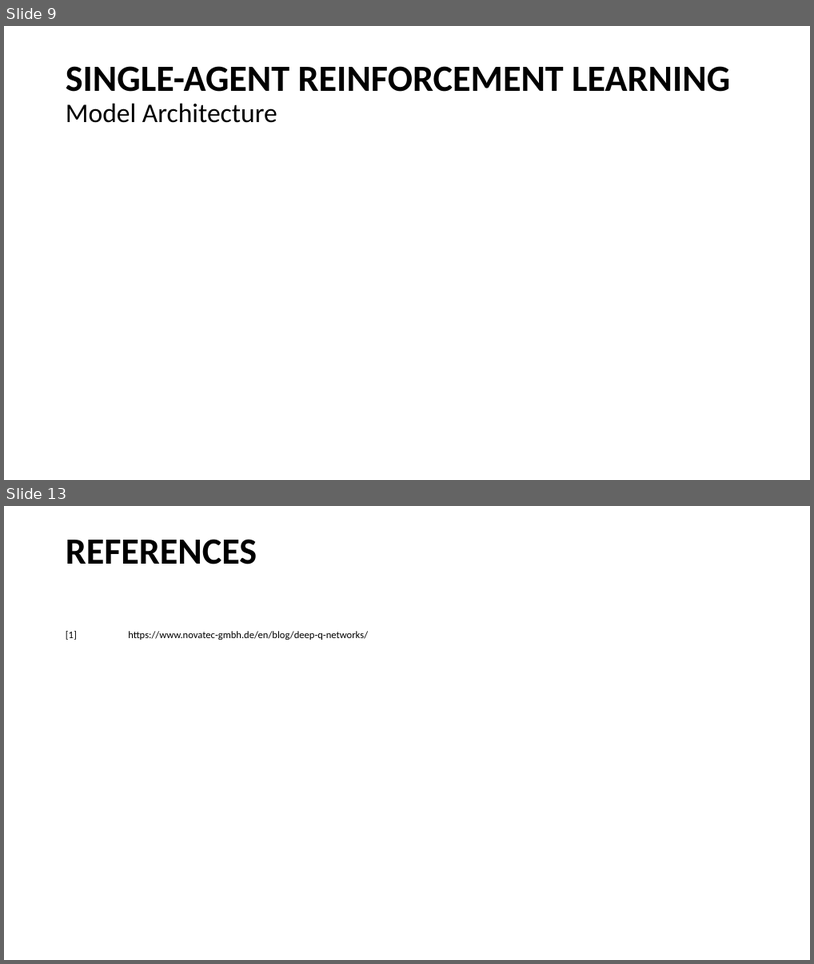
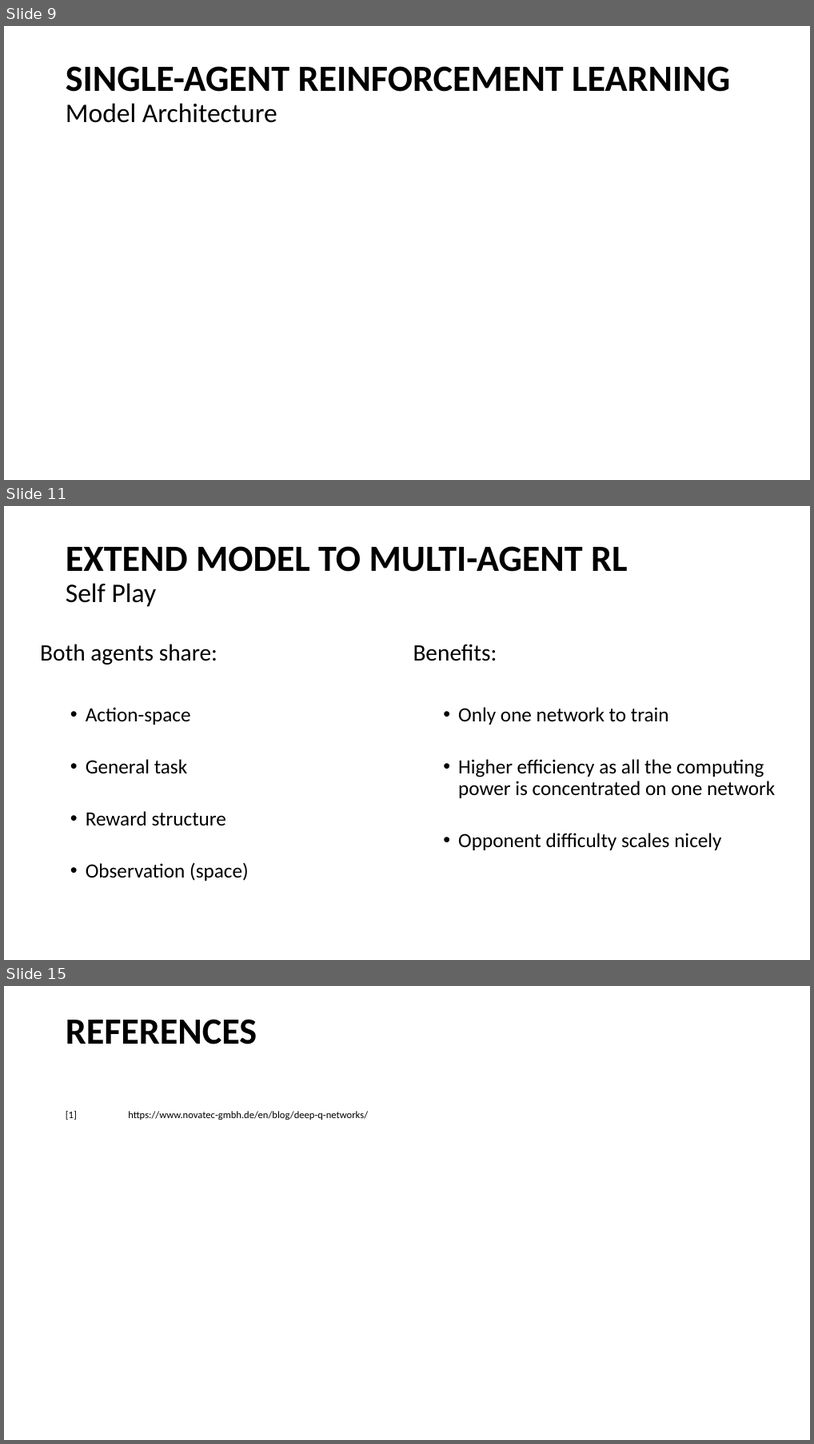
Before and after one commit to n-bzy/MAPP, a slide deck: MAPP_Project_Presentation.pptx. Shown one above the other, each under a label of ours: slides 9 and 13 before the commit, slides 9, 11 and 15 after it; the slides between them are not shown. The pictures are 814x964 and 814x1444 pixels, drawn with LibreOffice and Linux fonts; fonts in the diff are those of the drawing. Boxes give left, top, right and bottom in pixels: in the first picture for what was removed or moved away, otherwise in the second. Text is boxed around its words. In the diff, an @@ line names an element or a change of style, - is before the commit and + after.

```diff
--- a/MAPP_Project_Presentation.pptx
+++ b/MAPP_Project_Presentation.pptx
@@ slide 11 added at (4, 506, 810, 960), background #FFFFFF @@
@@ title added at (66, 546, 627, 607), 44 pt, text #000000, bold @@
+EXTEND MODEL TO MULTI-AGENT RL
+Self Play
@@ text added at (40, 644, 249, 880), 24 pt, text #000000 @@
+Both agents share:
+  • Action-space
+  • General task
+  • Reward structure
+  • Observation (space)
@@ text added at (414, 644, 775, 850), 24 pt, text #000000 @@
+Benefits:
+  • Only one network to train
+  • Higher efficiency as all the computing power is concentrated on one network
+  • Opponent difficulty scales nicely
@@ what was slide 13 is now slide 15 @@
```
Also in this commit, not shown: 3 slides changed, 1 other slide added.
